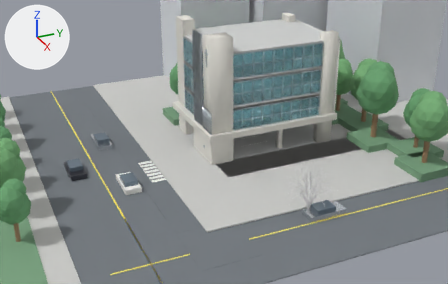
A saved change to the glTF model church-model-release-20261104.glb.
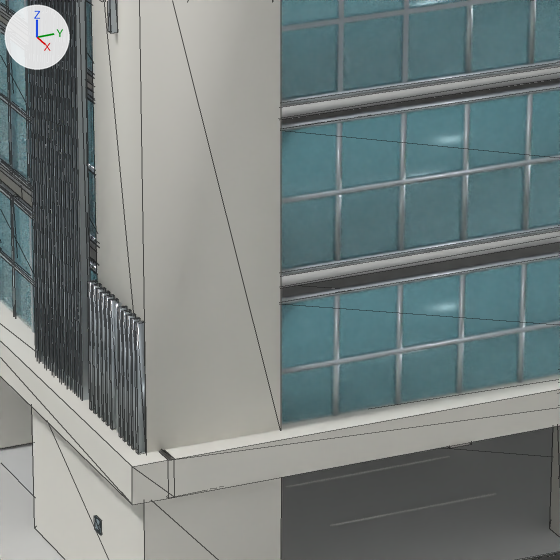
Each version is shown from a 50 mm camera at (64.7, -27.83, 35.03) aimed at (1.32, 0.69, 3.33), then close up on the part from 42% to 62% of the width and 22% to 53% of the height. Arrows for +X, +Y and +Z are at upper left; the lights stay in place. The first two pictures are the older version. The close-ups show mesh edges as thin lines. Where no turn or scale is listed for an object, it has been applied to the vertices.

Names of what the first close-up shows: 'CROSS_TOWER_CORNER.001', 'F1_PARKING_GROUND.001', 'F2_RIGHT_GLASS_GLASS.001', 'F3_FRONT_GLASS_GLASS.001', 'F3_RIGHT_GLASS_GLASS.001', 'F3_STRUCTURAL_SLAB.001', 'F4_RIGHT_GLASS_GLASS.001', 'F4_STRUCTURAL_SLAB.001', 'FRONT_BELT.001', 'FRONT_CORNER_PILOTIS_WALL.001', 'LEFT_FACADE_TALL_FIN_12.001', 'SIDE_BELT.001' and 65 more.
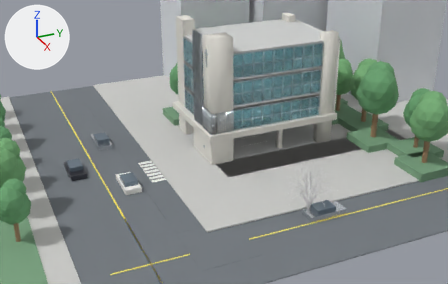
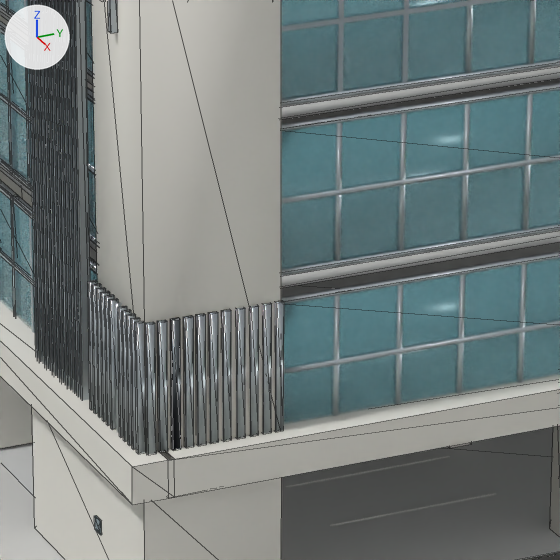
Pixel boxes [x1, y1, x2, y2] of what changed, in the close-ups (560 x 560 px):
'CROSS_TOWER_LOWER_FIN_11.002', added: after [145, 322, 156, 454]
'CROSS_TOWER_LOWER_FIN_11.003', added: after [157, 320, 168, 452]
'CROSS_TOWER_LOWER_FIN_11.006', added: after [184, 316, 194, 448]
'CROSS_TOWER_LOWER_FIN_11.005', added: after [170, 318, 181, 450]
'CROSS_TOWER_LOWER_FIN_11.007', added: after [196, 314, 206, 445]
'CROSS_TOWER_LOWER_FIN_11.008', added: after [209, 312, 218, 443]
'CROSS_TOWER_LOWER_FIN_11.009', added: after [222, 310, 231, 441]
'CROSS_TOWER_LOWER_FIN_11.010', added: after [236, 307, 245, 438]
'CROSS_TOWER_LOWER_FIN_11.013', added: after [275, 300, 284, 431]
'CROSS_TOWER_LOWER_FIN_11.011', added: after [250, 305, 259, 436]
'CROSS_TOWER_LOWER_FIN_11.012', added: after [263, 303, 272, 434]

Diff of the bpy script that builds the scene:
```diff
--- a/church-model-release-20261104.glb.py
+++ b/church-model-release-20261104.glb.py
@@ ob_cross_tower_lower_fin_11_013 @@
+ob_cross_tower_lower_fin_11_013 = bpy.data.objects.new('CROSS_TOWER_LOWER_FIN_11.013', me_cube_746)  # a box spanning x -0.05..0.05, y -0.08..0.08, z -1.38..1.38; in mat_mat_silver_metal_013 (light grey #b6bfc4)
+ob_cross_tower_lower_fin_11_013.location = (0.36, 2.35, 5.5)
@@ ob_cross_tower_lower_fin_11_012 @@
+ob_cross_tower_lower_fin_11_012 = bpy.data.objects.new('CROSS_TOWER_LOWER_FIN_11.012', me_cube_745)  # a box spanning x -0.05..0.05, y -0.08..0.08, z -1.38..1.38; in mat_mat_silver_metal_012 (light grey #b6bfc4)
+ob_cross_tower_lower_fin_11_012.location = (0.36, 2.08, 5.5)
@@ ob_cross_tower_lower_fin_11_011 @@
+ob_cross_tower_lower_fin_11_011 = bpy.data.objects.new('CROSS_TOWER_LOWER_FIN_11.011', me_cube_744)  # a box spanning x -0.05..0.05, y -0.08..0.08, z -1.38..1.38; in mat_mat_silver_metal_011 (light grey #b6bfc4)
+ob_cross_tower_lower_fin_11_011.location = (0.36, 1.8, 5.5)
@@ ob_cross_tower_lower_fin_11_010 @@
+ob_cross_tower_lower_fin_11_010 = bpy.data.objects.new('CROSS_TOWER_LOWER_FIN_11.010', me_cube_743)  # a box spanning x -0.05..0.05, y -0.08..0.08, z -1.38..1.38; in mat_mat_silver_metal_010 (light grey #b6bfc4)
+ob_cross_tower_lower_fin_11_010.location = (0.36, 1.51, 5.5)
@@ ob_cross_tower_lower_fin_11_009 @@
+ob_cross_tower_lower_fin_11_009 = bpy.data.objects.new('CROSS_TOWER_LOWER_FIN_11.009', me_cube_742)  # a box spanning x -0.05..0.05, y -0.08..0.08, z -1.38..1.38; in mat_mat_silver_metal_009 (light grey #b6bfc4)
+ob_cross_tower_lower_fin_11_009.location = (0.36, 1.21, 5.5)
@@ ob_cross_tower_lower_fin_11_008 @@
+ob_cross_tower_lower_fin_11_008 = bpy.data.objects.new('CROSS_TOWER_LOWER_FIN_11.008', me_cube_741)  # a box spanning x -0.05..0.05, y -0.08..0.08, z -1.38..1.38; in mat_mat_silver_metal_008 (light grey #b6bfc4)
+ob_cross_tower_lower_fin_11_008.location = (0.36, 0.93, 5.5)
@@ ob_cross_tower_lower_fin_11_007 @@
+ob_cross_tower_lower_fin_11_007 = bpy.data.objects.new('CROSS_TOWER_LOWER_FIN_11.007', me_cube_740)  # a box spanning x -0.05..0.05, y -0.08..0.08, z -1.38..1.38; in mat_mat_silver_metal_007 (light grey #b6bfc4)
+ob_cross_tower_lower_fin_11_007.location = (0.36, 0.66, 5.5)
@@ ob_cross_tower_lower_fin_11_006 @@
+ob_cross_tower_lower_fin_11_006 = bpy.data.objects.new('CROSS_TOWER_LOWER_FIN_11.006', me_cube_739)  # a box spanning x -0.05..0.05, y -0.08..0.08, z -1.38..1.38; in mat_mat_silver_metal_006 (light grey #b6bfc4)
+ob_cross_tower_lower_fin_11_006.location = (0.36, 0.4, 5.5)
@@ ob_cross_tower_lower_fin_11_005 @@
+ob_cross_tower_lower_fin_11_005 = bpy.data.objects.new('CROSS_TOWER_LOWER_FIN_11.005', me_cube_738)  # a box spanning x -0.05..0.05, y -0.08..0.08, z -1.38..1.38; in mat_mat_silver_metal_005 (light grey #b6bfc4)
+ob_cross_tower_lower_fin_11_005.location = (0.36, 0.12, 5.5)
@@ ob_cross_tower_lower_fin_11_003 @@
+ob_cross_tower_lower_fin_11_003 = bpy.data.objects.new('CROSS_TOWER_LOWER_FIN_11.003', me_cube_736)  # a box spanning x -0.05..0.05, y -0.08..0.08, z -1.38..1.38; in mat_mat_silver_metal_003 (light grey #b6bfc4)
+ob_cross_tower_lower_fin_11_003.location = (0.36, -0.16, 5.5)
@@ ob_cross_tower_lower_fin_11_002 @@
+ob_cross_tower_lower_fin_11_002 = bpy.data.objects.new('CROSS_TOWER_LOWER_FIN_11.002', me_cube_735)  # a box spanning x -0.05..0.05, y -0.08..0.08, z -1.38..1.38; in mat_mat_silver_metal_002 (light grey #b6bfc4)
+ob_cross_tower_lower_fin_11_002.location = (0.36, -0.41, 5.5)
```
